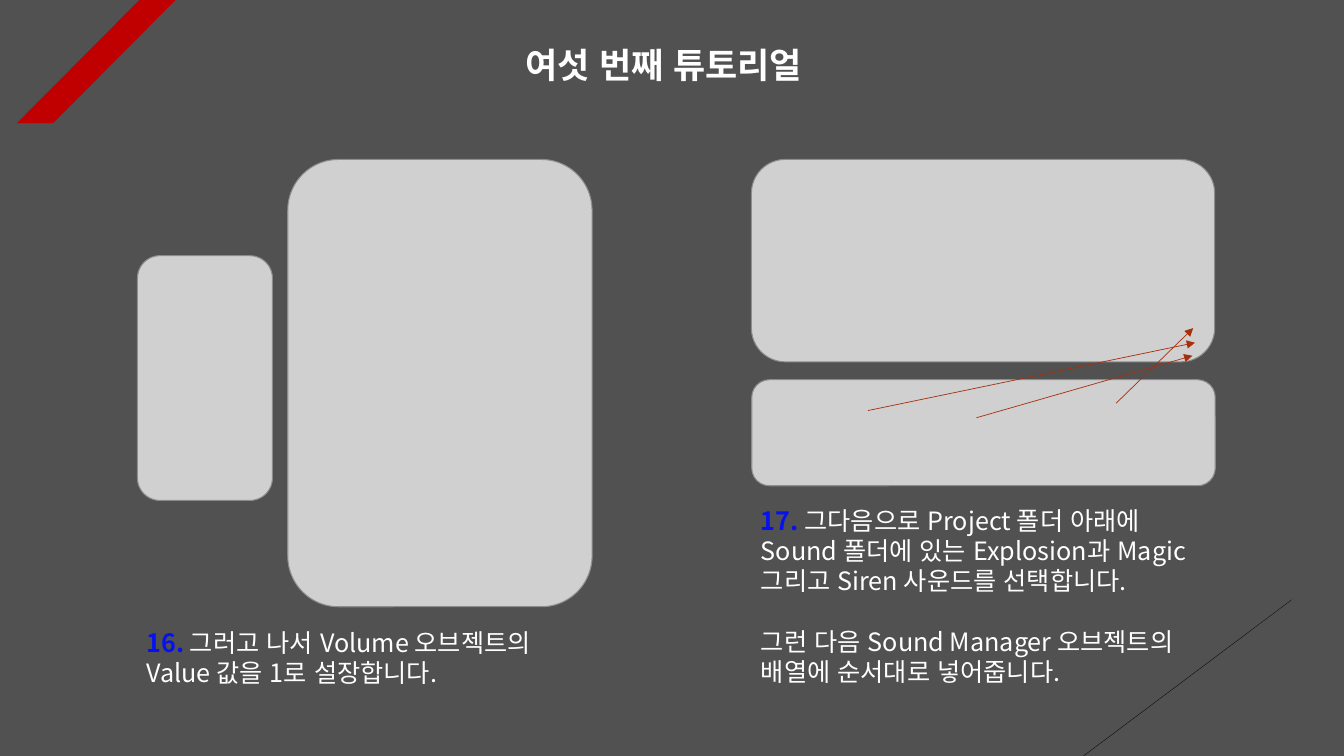
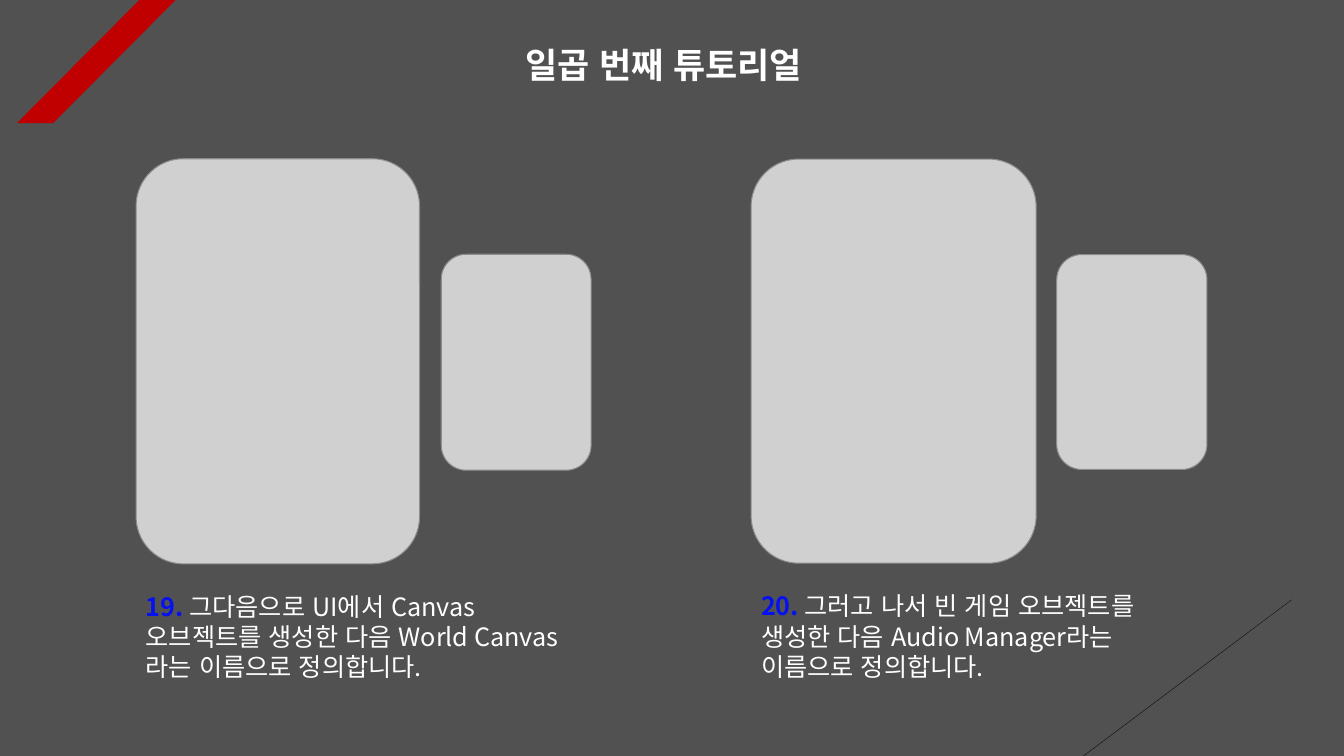
Before and after one commit to Unity2033/3D-UnityEngine, a slide deck: slide 7 of Assets/Sound/PPT Data/Sound Example.pptx. Drawn at 1344x756 pixels with LibreOffice and Linux fonts; fonts in the diff are those of the drawing; grey boxes stand for pictures. Boxes give left, top, right and bottom in pixels: in the first picture for what was removed or moved away, otherwise in the second. Text is boxed around its words. In the diff, an @@ line names an element or a change of style, - is before the commit and + after.

Commit message:
Sound Tutorial Renewal
- Find a game object by name and
  then set properties for the game
  object

- Add a system that generates sound
  at a specific location

- Each PPT data update

- Add and delete resource data

```diff
--- a/Assets/Sound/PPT Data/Sound Example.pptx
+++ b/Assets/Sound/PPT Data/Sound Example.pptx
@@ text at [525,48,802,81]: text changed @@
-여섯 번째 튜토리얼
+일곱 번째 튜토리얼
@@ picture: place and size @@
-picture at [287,159,592,607]
+picture at [136,158,419,564]
@@ picture removed at [751,159,1215,362] @@
@@ picture added at [751,159,1036,564] @@
@@ picture removed at [137,256,272,501] @@
@@ picture added at [442,254,592,470] @@
@@ picture added at [1057,255,1207,470] @@
@@ arrow removed from (1116, 403) to (1194, 328) @@
@@ arrow removed from (868, 410) to (1196, 343) @@
@@ arrow removed from (977, 417) to (1193, 356) @@
@@ picture removed at [752,380,1216,486] @@
@@ text at [146,595,475,678]: text changed @@
-16. 그러고 나서 Volume 오브젝트의 Value 값을 1로 설장합니다.
+19. 그다음으로 UI에서 Canvas 오브젝트를 생성한 다음 World Canvas라는 이름으로 정의합니다.
@@ text at [761,594,1134,678]: text changed @@
-17. 그다음으로 Project 폴더 아래에 Sound 폴더에 있는 Explosion과 Magic 그리고 Siren 사운드를 선택합니다.
-그런 다음 Sound Manager 오브젝트의 배열에 순서대로 넣어줍니다.
+20. 그러고 나서 빈 게임 오브젝트를 생성한 다음 Audio Manager라는 이름으로 정의합니다.
```
Also in this commit, not shown: 7 other slides changed, 5 slides added, 2 slides removed, 29 other files.
